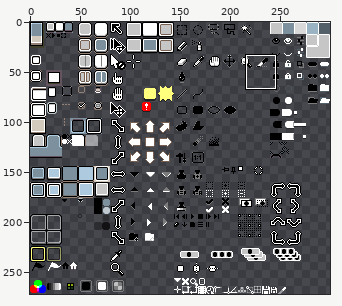
Two states of a sprite sheet, data/themes/default/sheet.png. The first picture is a wide view before the edit; the outline marks the close-up.
Close-up. First the earlier version:
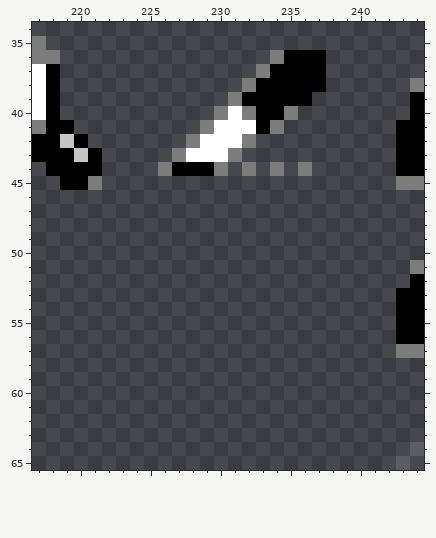
The file is 300x272 pixels. Colours within 5 levels of each other are drawn and written as one. Shown: x 217..244, y 34..65.
The result:
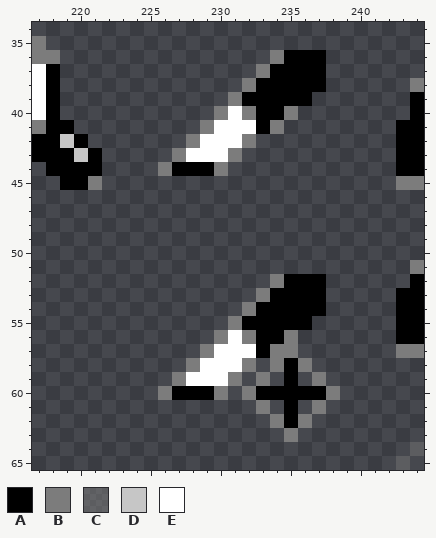
Palette (. is transparent): A #000000  B #7c7c7c  C #7d7d7d80  D #c6c6c6  E #ffffff
The exact change:
y 44: x 232 B -> .; x 234 B -> .; x 236 B -> .
y 52: x 234..237 .... -> BAAA
y 53: x 233..237 ..... -> BAAAA
y 54: x 232..237 ...... -> BAAAAA
y 55: x 231..236 ...... -> BAAAAA
y 56: x 230..235 ...... -> BEBAAB
y 57: x 229..235 ....... -> BEEEABB
y 58: x 228..232 ..... -> BEEEB; x 234..236 ... -> BAB
y 59: x 227..231 ..... -> BEEEB; x 233 . -> B; x 235 . -> A; x 237 . -> B
y 60: x 226..230 ..... -> BAAAB; x 232..238 ....... -> BAAAAAB
y 61: x 233 . -> B; x 235 . -> A; x 237 . -> B
y 62: x 234..236 ... -> BAB
y 63: x 235 . -> B
Changed places in both close-ups, as pixel boxes (x1, y1, x2, y2):
erased: (242, 162, 312, 176)
added: (158, 274, 340, 442)
